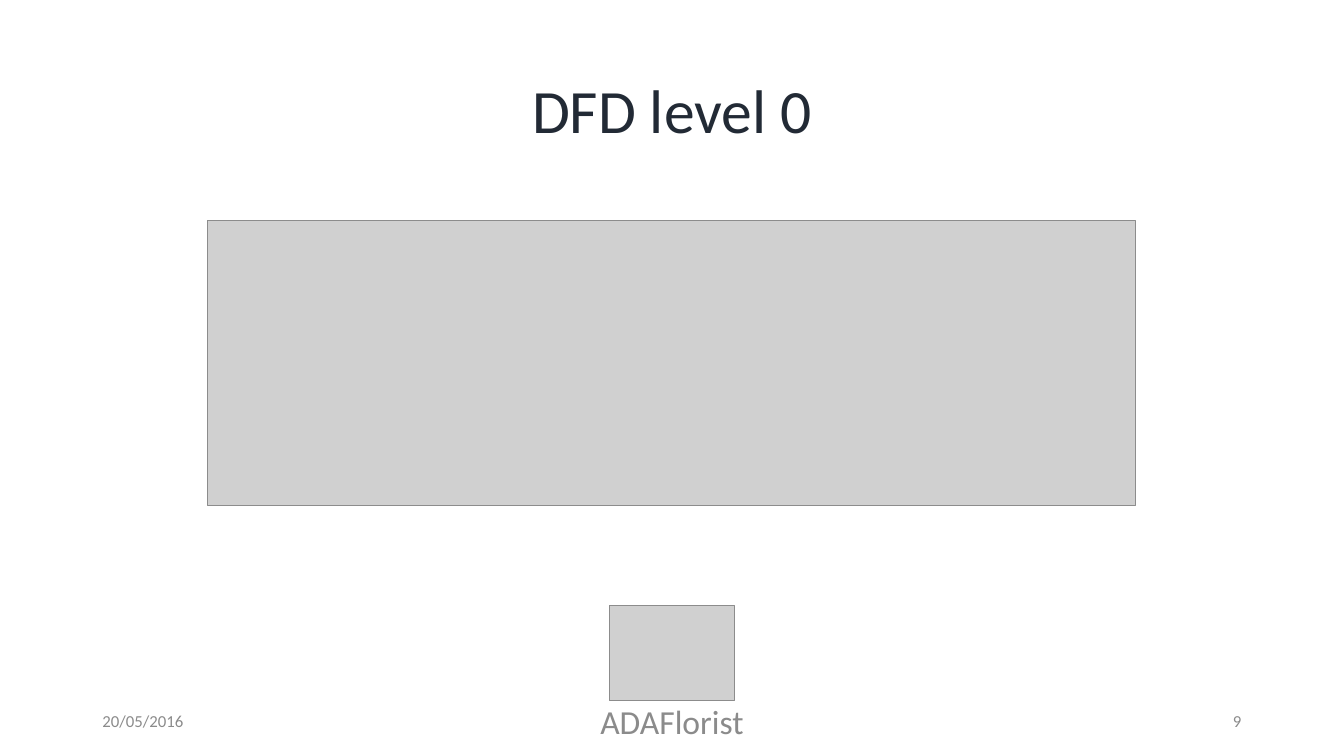
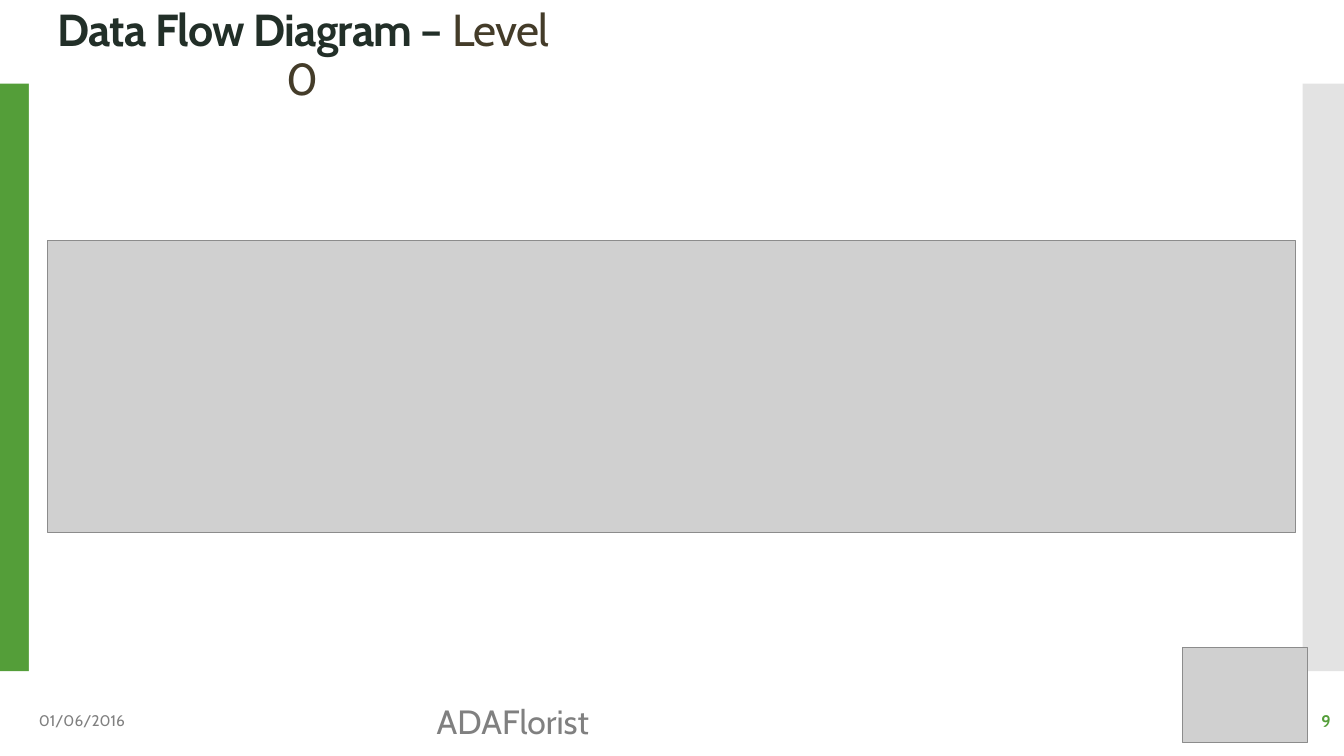
Before and after one commit to iqbalabiyoga/ADAFlorist, a slide deck: slide 9 of Adaflorist(1) - Presentasi.pptx. Drawn at 1344x756 pixels with LibreOffice and Linux fonts; fonts in the diff are those of the drawing; grey boxes stand for pictures. Boxes give left, top, right and bottom in pixels: in the first picture for what was removed or moved away, otherwise in the second. Text is boxed around its words. In the diff, an @@ line names an element or a change of style, - is before the commit and + after.

```diff
--- a/Adaflorist(1) - Presentasi.pptx
+++ b/Adaflorist(1) - Presentasi.pptx
@@ text added at [58,12,549,96], 32 pt, text #223028, bold @@
+Data Flow Diagram – Level 0
@@ rectangle added at [0,84,380,671], fill #549E39 @@
@@ rectangle added at [29,74,393,678], fill #FFFFFF @@
@@ rectangle added at [1303,84,1344,671], fill #C8C8C8 at 50% opacity @@
@@ title removed at [532,90,811,134] @@
-DFD level 0
@@ picture: place and size @@
-picture at [208,221,1136,505]
+picture at [48,241,1297,532]
@@ picture: place and size @@
-picture at [609,606,735,701]
+picture at [1183,647,1309,742]
@@ text at [39,715,125,727]: text changed; size 12 to 11 pt; font Calibri to Cabin; text colour #8C8C8C to #808080 @@
-20/05/2016
+01/06/2016
@@ text "ADAFlorist": place and size @@
-text "ADAFlorist" at [600,710,743,734]
+text "ADAFlorist" at [437,709,589,735]
@@ text "ADAFlorist" at [437,709,589,735]: font Calibri to Cabin, text colour #8C8C8C to #808080; alignment centre to left @@
@@ page number: place and size @@
-page number at [1233,716,1241,727]
+page number at [1321,715,1330,727]
@@ page number at [1321,715,1330,727]: font Calibri to Cabin, text colour #8C8C8C to #549E39, bold on @@
```
Also in this commit, not shown: 10 other slides changed, 1 slide added, 6 slides removed.
